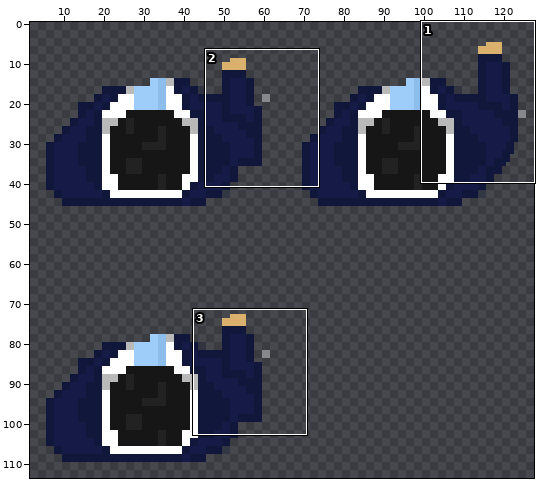
One commit to this sprite sheet: Assets/Sprite/Personnages/boss_Action.png. Above: a wide view before the commit, with the close-up outlined.
Close-up. The starting point:
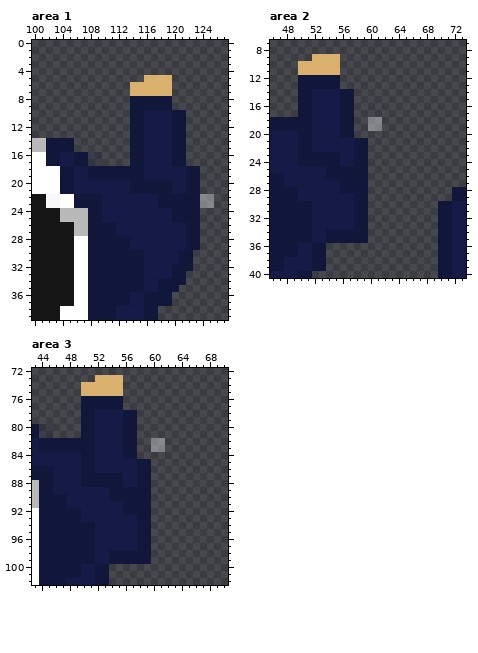
The file is 128x128 pixels. Pixels under 10% opacity are left out. Colours within 5 levels of each other are drawn and written as one. Shown: area 1: x 100..127, y 0..39; area 2: x 46..73, y 7..40; area 3: x 43..70, y 72..102. The wide view leaves out empty margins.
The result:
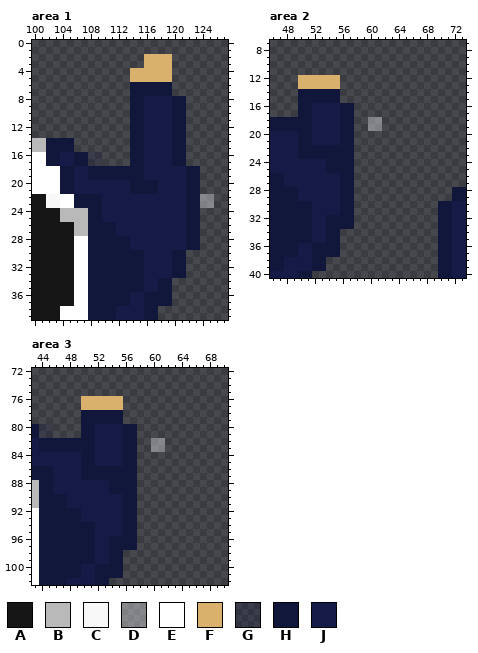
Palette (. is transparent): A #161616  B #bab9b9  C #f8f8f8  D #fefefe59  E #ffffff  F #d9b16c  G #11163b37  H #11163b  J #151a47
Edits made:
Area 1:
There is now colour F in rows 2 to 3 at x 116 to 119; in row 4 at x 114 to 119; in row 5 at x 114 to 115.
There is now colour H in rows 8 to 9 at x 120 to 121.
The edit turns colour F into colour H in rows 6 to 7 at x 114 to 119.
The edit turns colour J into colour H in rows 30 to 31 at x 120.
The edit turns colour H into colour J in rows 8 to 9 at x 116 to 119; in rows 20 to 21 at x 118 to 119; in rows 22 to 23 at x 118 to 121; in rows 24 to 25 at x 120 to 121.
The author cleared colour H in rows 30 to 32 at x 122; in row 34 at x 120 to 121; in row 35 at x 120.
Area 2:
The edit turns colour H into colour F in rows 12 to 13 at x 50 to 55.
There is now colour H in rows 36 to 37 at x 54 to 55.
The edit turns colour J into colour H in rows 14 to 15 at x 52 to 55; in row 21 at x 56 to 57; in row 22 at x 52 to 57; in rows 23 to 24 at x 56 to 57; in rows 29 to 31 at x 56 to 57; in rows 32 to 33 at x 54 to 57.
The edit turns colour H into colour J in row 24 at x 50 to 53; in row 26 at x 54 to 55.
The author cleared colour F in row 9 at x 52 to 55; in rows 10 to 11 at x 50 to 55.
The author cleared colour H in rows 14 to 15 at x 56 to 57; in rows 21 to 33 at x 58 to 59; in rows 34 to 35 at x 56 to 59.
Area 3:
The edit turns colour H into colour F in rows 76 to 77 at x 50 to 55.
There is now colour H in rows 100 to 101 at x 54 to 55.
The edit turns colour J into colour H in rows 78 to 79 at x 52 to 55; in row 85 at x 56 to 57; in row 86 at x 52 to 57; in rows 87 to 88 at x 56 to 57; in rows 93 to 95 at x 56 to 57; in rows 96 to 97 at x 54 to 57.
The edit turns colour H into colour J in row 88 at x 50 to 53; in row 90 at x 54 to 55.
The author cleared colour F in row 73 at x 52 to 55; in rows 74 to 75 at x 50 to 55.
The author cleared colour H in rows 78 to 79 at x 56 to 57; in rows 85 to 97 at x 58 to 59; in rows 98 to 99 at x 56 to 59.
Boxes around the changes in both close-ups, in picture pixels (x1, y1, x2, y2):
changed: (130, 54, 186, 110)
changed: (158, 180, 186, 222)
changed: (172, 250, 193, 292)
changed: (298, 54, 354, 103)
changed: (298, 138, 368, 257)
changed: (81, 375, 137, 424)
changed: (81, 459, 151, 578)
